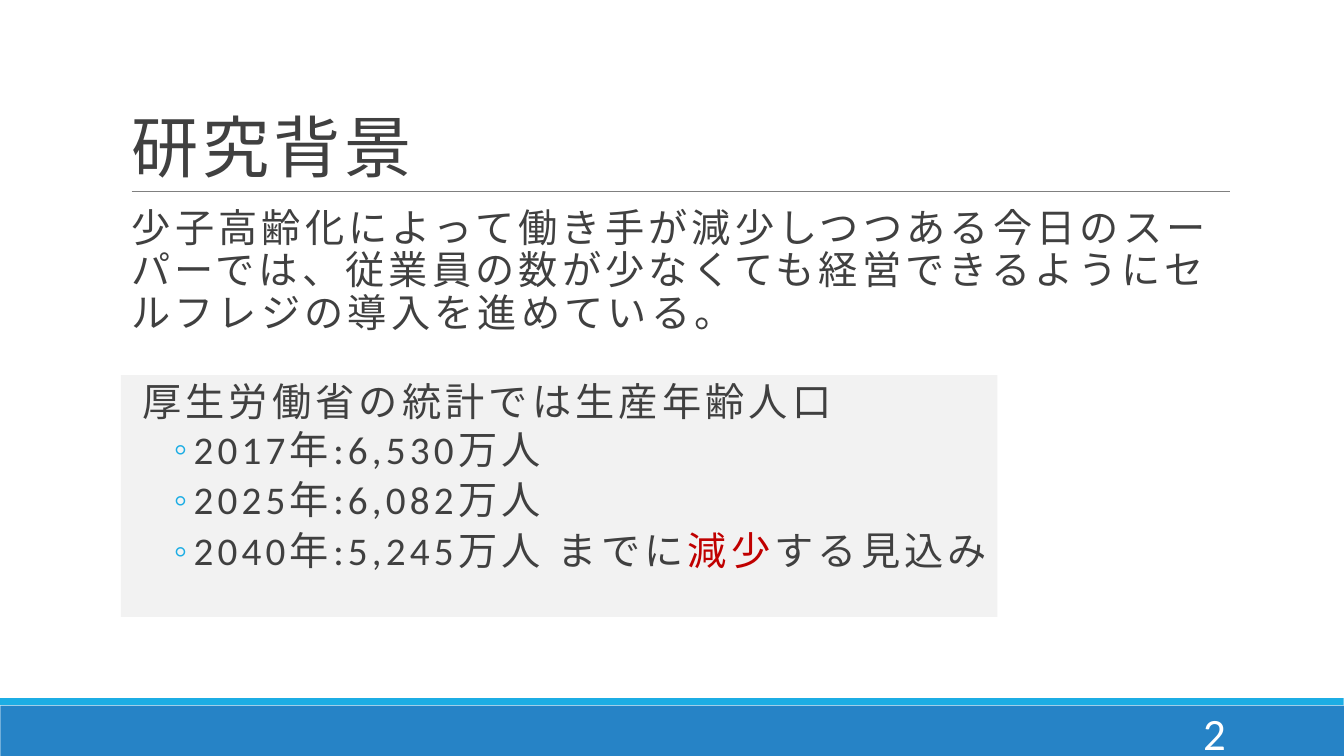
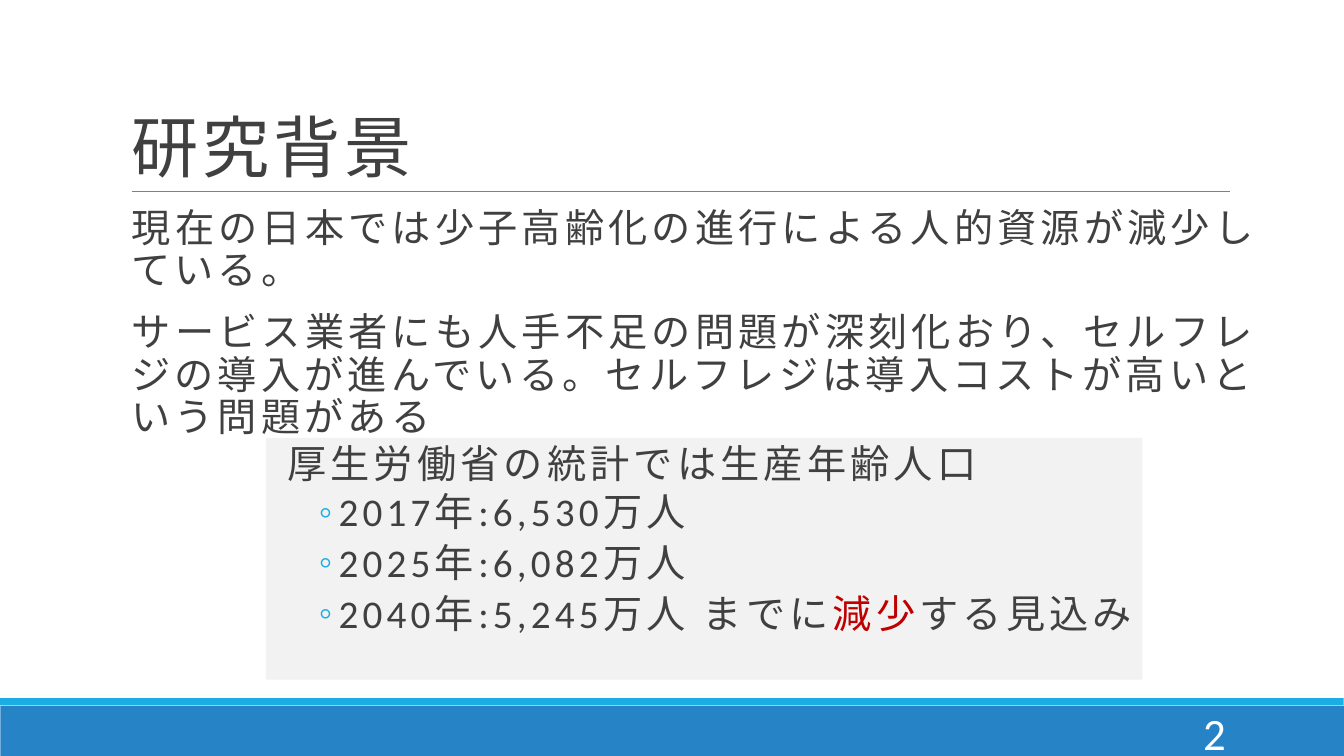
Before and after one commit to DJ956/YoloBarcodeReader, a slide deck: slide 3 of プレゼン/enpit_dan.pptx. Drawn at 1344x756 pixels with LibreOffice and Linux fonts; fonts in the diff are those of the drawing. Boxes give left, top, right and bottom in pixels: in the first picture for what was removed or moved away, otherwise in the second. Text is boxed around its words. In the diff, an @@ line names an element or a change of style, - is before the commit and + after.

```diff
--- a/プレゼン/enpit_dan.pptx
+++ b/プレゼン/enpit_dan.pptx
@@ text at (131,209,1253,434): text changed @@
-  少子高齢化によって働き手が減少しつつある今日のスーパーでは、従業員の数が少なくても経営できるようにセルフレジの導入を進めている。
+  現在の日本では少子高齢化の進行による人的資源が減少している。
+  サービス業者にも人手不足の問題が深刻化おり、セルフレジの導入が進んでいる。セルフレジは導入コストが高いという問題がある
@@ rectangle "厚生労働省の統計では生産年齢人口": place and size @@
-rectangle "厚生労働省の統計では生産年齢人口" at (121,375,997,617)
+rectangle "厚生労働省の統計では生産年齢人口" at (266,438,1142,680)
```
Also in this commit, not shown: 5 other slides changed, 7 slides added, 8 slides removed, 1 other file.
